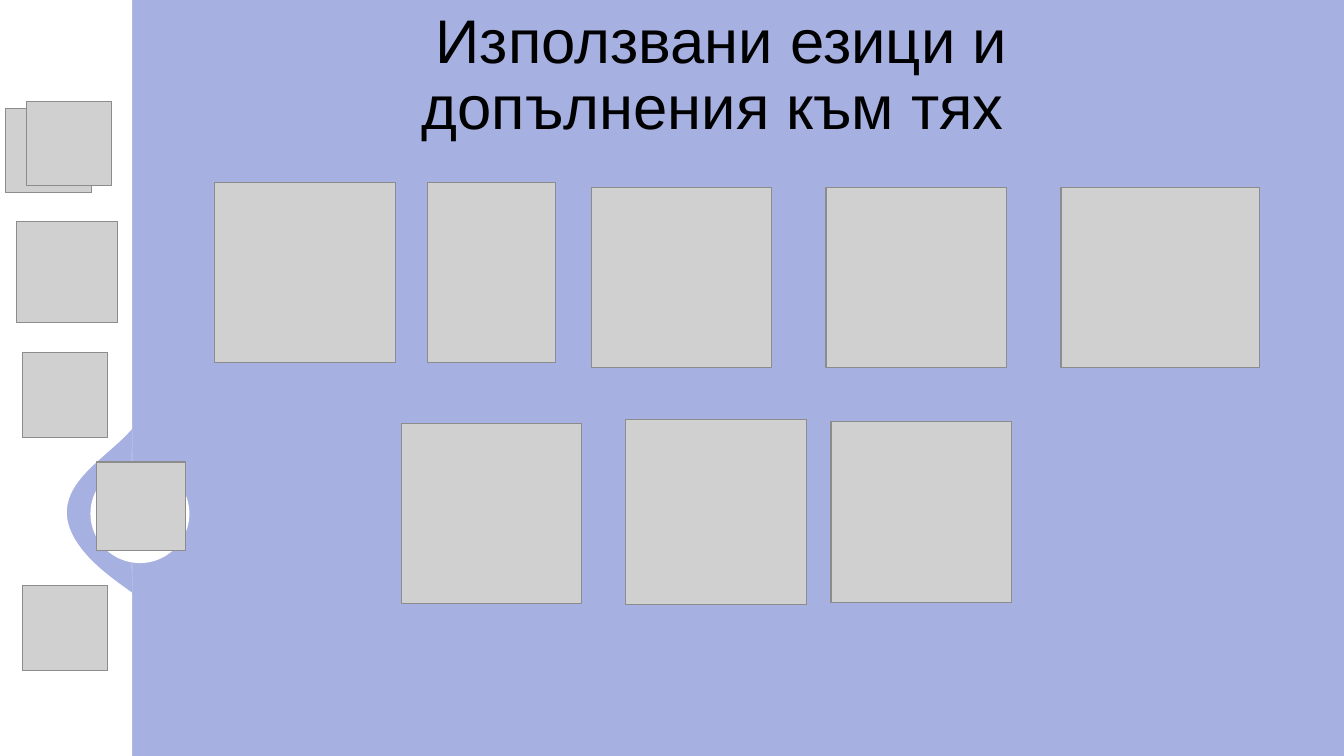
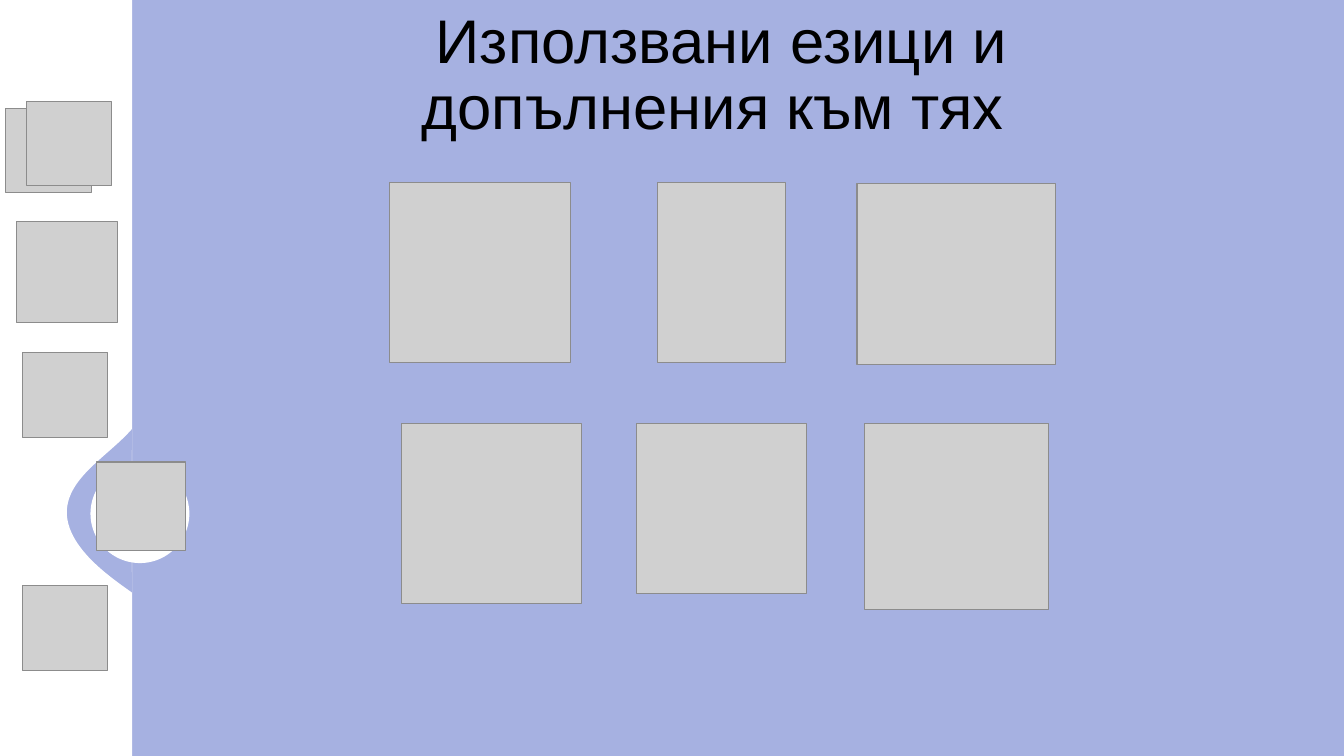
Before and after one commit to TYAtanasov21/AlTo, a slide deck: slide 6 of documents/Presentation.pptx (slide 5 before the commit). Drawn at 1344x756 pixels with LibreOffice and Linux fonts; fonts in the diff are those of the drawing; grey boxes stand for pictures; background and template pictures are left out. Boxes give left, top, right and bottom in pixels: in the first picture for what was removed or moved away, otherwise in the second. Text is boxed around its words. In the diff, an @@ line names an element or a change of style, - is before the commit and + after.

```diff
--- a/documents/Presentation.pptx
+++ b/documents/Presentation.pptx
@@ picture: place and size @@
-picture at (215,182,395,363)
+picture at (390,182,571,363)
@@ picture removed at (591,188,771,368) @@
@@ picture: place and size @@
-picture at (427,182,556,363)
+picture at (658,182,786,363)
@@ picture removed at (826,188,1006,368) @@
@@ picture: place and size @@
-picture at (1062,188,1260,368)
+picture at (857,184,1056,364)
@@ picture: place and size @@
-picture at (626,419,807,605)
+picture at (637,423,808,594)
@@ picture: place and size @@
-picture at (831,422,1011,603)
+picture at (865,423,1049,610)
```
Also in this commit, not shown: 2 other slides changed, 1 slide added.
